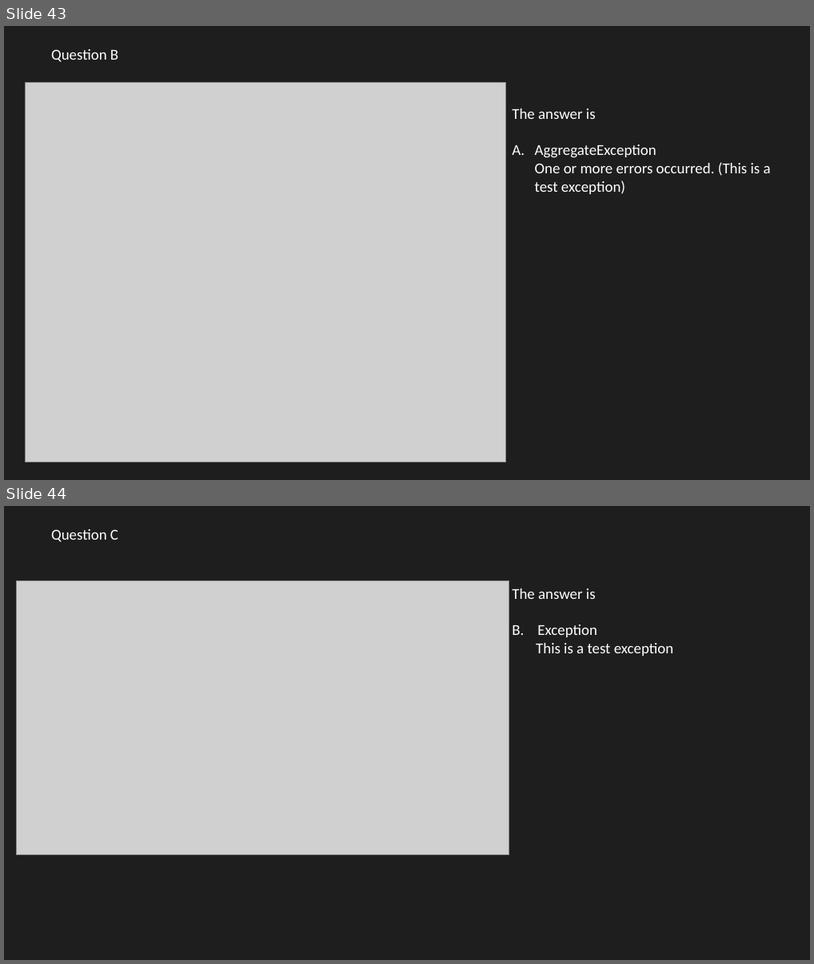
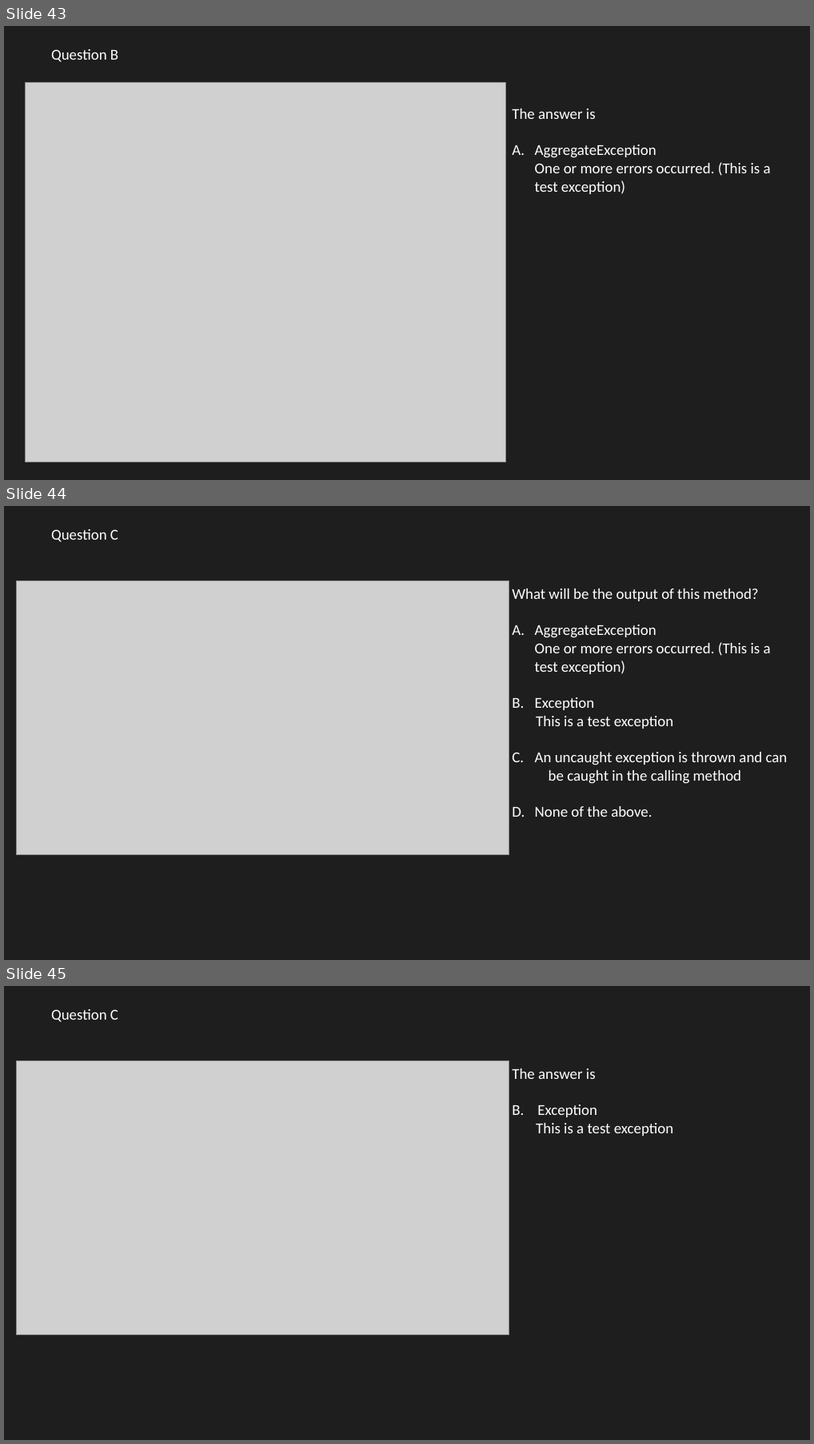
Before and after one commit to JoshKain/AsyncAwaitQuiz, a slide deck: Async and await presentation.pptx. Shown one above the other, each under a label of ours: slides 43 and 44 before the commit, slides 43, 44 and 45 after it. The pictures are 814x964 and 814x1444 pixels, drawn with LibreOffice and Linux fonts; fonts in the diff are those of the drawing; grey boxes stand for pictures. Boxes give left, top, right and bottom in pixels: in the first picture for what was removed or moved away, otherwise in the second. Text is boxed around its words. In the diff, an @@ line names an element or a change of style, - is before the commit and + after.

```diff
--- a/Async and await presentation.pptx
+++ b/Async and await presentation.pptx
@@ slide 44 added at box(4, 506, 810, 960), background #1E1E1E @@
@@ text added at box(51, 529, 118, 542), 18 pt, text #FFFFFF @@
+Question C
@@ picture added at box(16, 581, 510, 855) @@
@@ text added at box(512, 588, 788, 816), 18 pt, text #FFFFFF @@
+What will be the output of this method?
+A. AggregateException
+   One or more errors occurred. (This is a test exception)
+B. Exception
+This is a test exception
+C. An uncaught exception is thrown and can be caught in the calling method
+D. None of the above.
@@ what was slide 44 is now slide 45 @@
```
Also in this commit, not shown: 2 slides changed.
